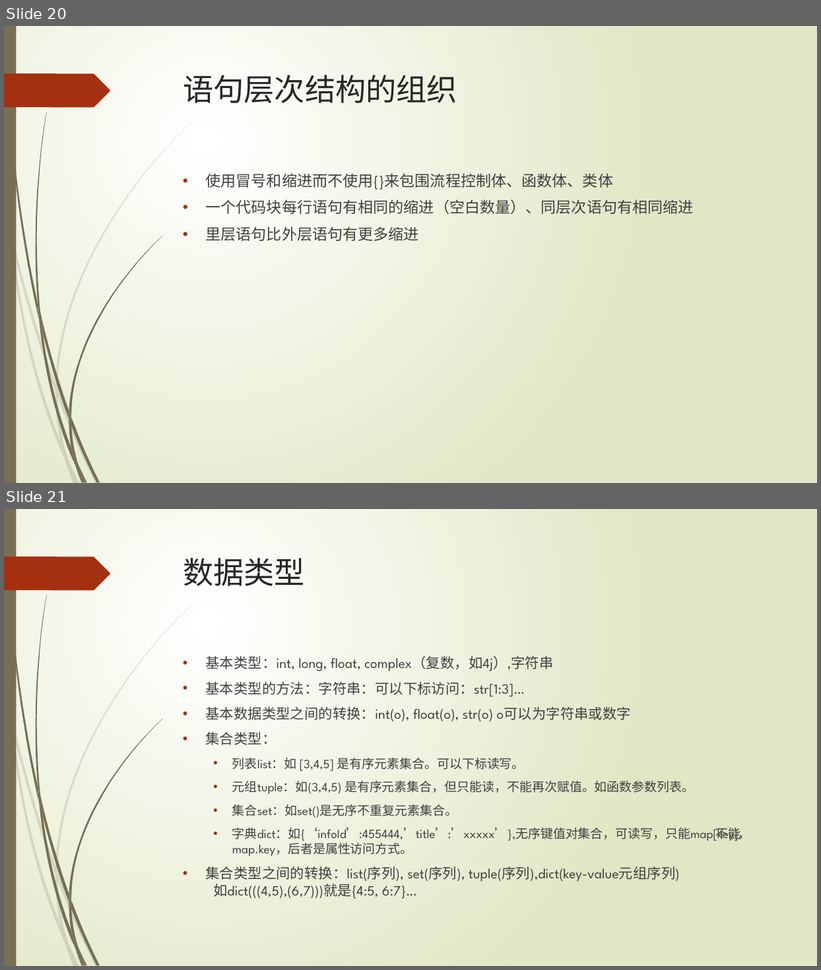
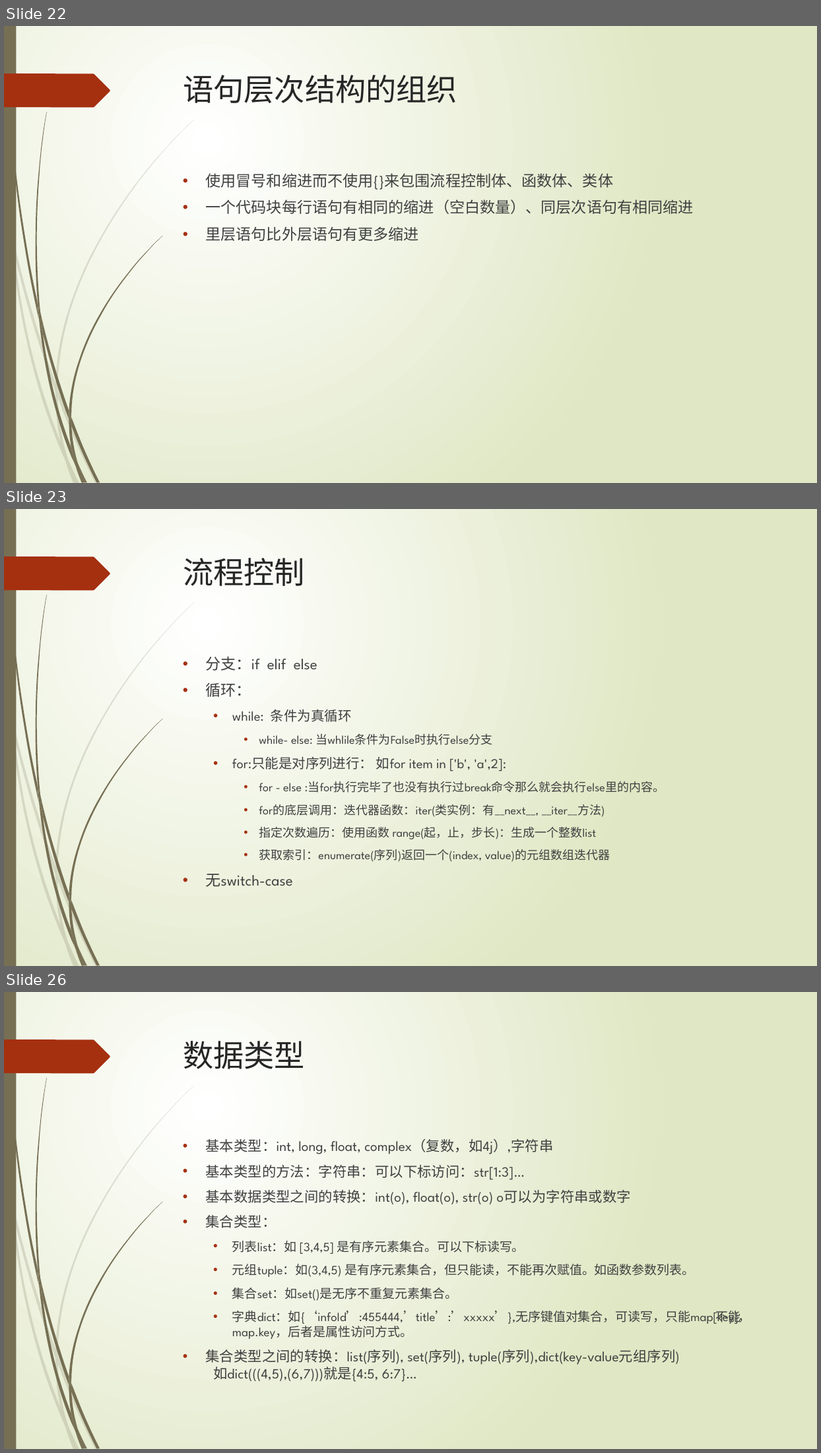
Before and after one commit to lspgithublxh/document, a slide deck: 编程语言/python/Python基础入门知识分享.pptx. Shown one above the other, each under a label of ours: slides 20 and 21 before the commit, slides 22, 23 and 26 after it; the slides between them are not shown. The pictures are 821x970 and 821x1453 pixels, drawn with LibreOffice and Linux fonts; fonts in the diff are those of the drawing. Boxes give left, top, right and bottom in pixels: in the first picture for what was removed or moved away, otherwise in the second. Text is boxed around its words. In the diff, an @@ line names an element or a change of style, - is before the commit and + after.

```diff
--- a/编程语言/python/Python基础入门知识分享.pptx
+++ b/编程语言/python/Python基础入门知识分享.pptx
@@ slide 23 added at [4, 509, 817, 966], background gradient #FFFFFF to #DFE8C4; not listed: 24 template elements that a slide beside it also shows @@
@@ title added at [183, 558, 305, 586], 36 pt, text #262626 @@
+流程控制
@@ text added at [206, 656, 665, 887], 14 pt, text #404040 @@
+• 分支：if elif else
+• 循环：
+  • while: 条件为真循环
+    • while- else: 当whlile条件为False时执行else分支
+  • for:只能是对序列进行： 如for item in ['b', 'a',2]:
+    • for - else :当for执行完毕了也没有执行过break命令那么就会执行else里的内容。
+    • for的底层调用：迭代器函数：iter(类实例：有__next__, __iter__方法)
+    • 指定次数遍历：使用函数 range(起，止，步长)：生成一个整数list
+    • 获取索引：enumerate(序列)返回一个(index, value)的元组数组迭代器
+• 无switch-case
@@ what was slide 20 is now slide 22 @@
@@ what was slide 21 is now slide 26 @@
```
Also in this commit, not shown: 3 slides changed, 10 other slides added, 6 other files.
